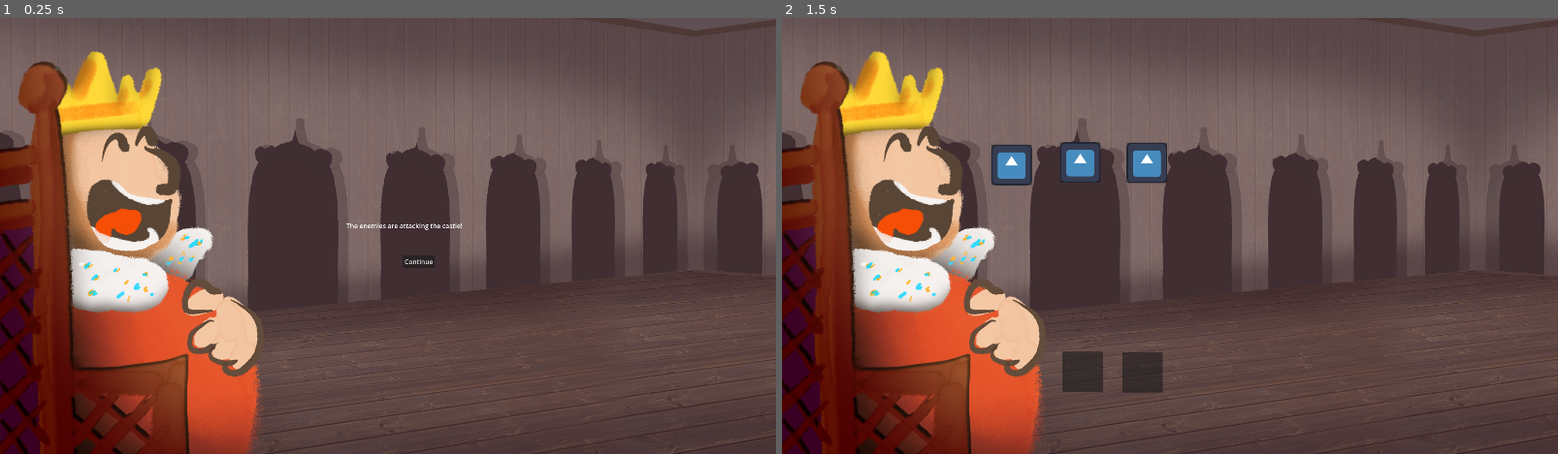
Above: before the commit, frames 1-2 (left to right).
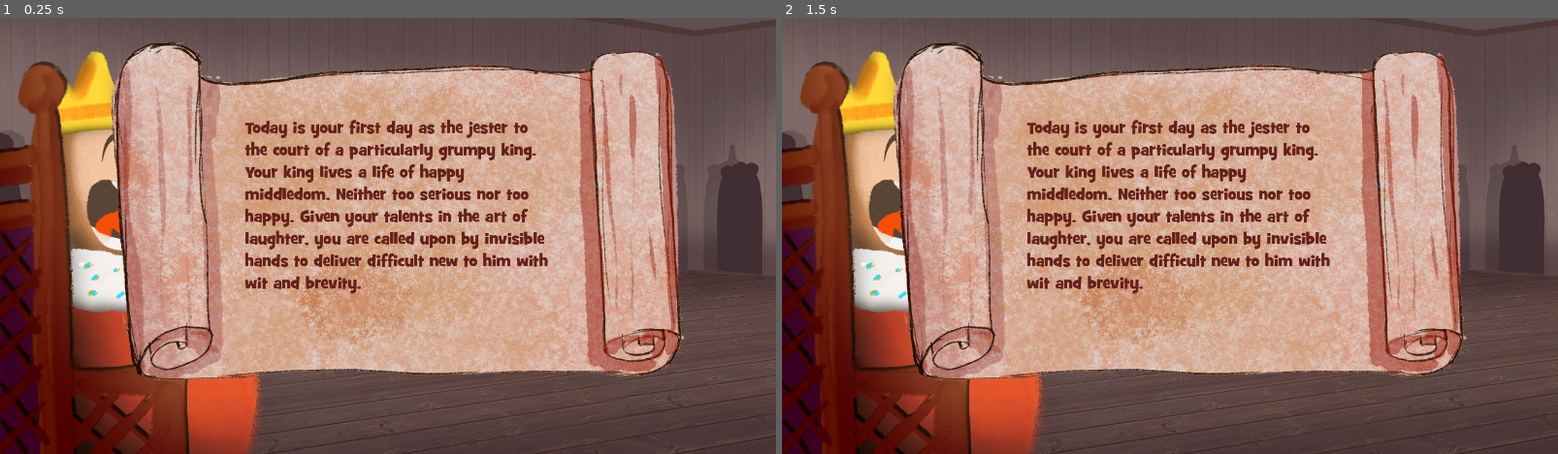
Above: after the commit, the same moments.

Repository: P-Wallis/GGJ-2024
Game: Godot game, scene res://Scenes/level.tscn
Two runs of this game, one before a commit and one after it. Both use one fixed random seed, a clock stepped at 60 frames per second and the inputs below. The engine's default icon, where the game draws it, is replaced by a stand-in: a white triangle on a blue panel in a dark square.
Inputs (mouse positions are in pixels of both pictures, inside the frame that each line leads up to):
- Up to frame 1 (0.25 s): no input
- Up to frame 2 (1.5 s): click "Continue" at 0.5 s; click (1201, 262) at 1.25 s, where only the run after the commit has a clickable "Continue"

The runs differ from the first frame. In frame 1, 50% of the frame differs, in the area x 14-89%, y 5-84%; in frame 2, 51%, in the area x 14-89%, y 5-86%.

Commit message:
Added back Ala's scroll

Diff:
--- /dev/null
+++ b/Scenes/UIScenes/message_scroll.tscn
@@ -0,0 +1,41 @@
+[gd_scene load_steps=4 format=3 uid="uid://cm2g3mrq1t7ag"]
+
+[ext_resource type="Texture2D" uid="uid://lkg3bdsahs4n" path="res://Assets/Sprites/Cards UI/Hue_Saturation 2.png" id="1_6fin5"]
+[ext_resource type="FontFile" uid="uid://dd7gumdjab30j" path="res://Assets/Fonts/GRILLEDCHEESE_BTN.TTF" id="2_enkoi"]
+
+[sub_resource type="LabelSettings" id="LabelSettings_fpd4x"]
+font = ExtResource("2_enkoi")
+font_size = 40
+font_color = Color(0.4, 0.12549, 0.101961, 1)
+
+[node name="Control" type="Control"]
+layout_mode = 3
+anchors_preset = 0
+offset_right = 40.0
+offset_bottom = 40.0
+
+[node name="TextureRect" type="TextureRect" parent="."]
+layout_mode = 0
+offset_left = 272.0
+offset_top = 37.0
+offset_right = 1695.0
+offset_bottom = 898.0
+texture = ExtResource("1_6fin5")
+
+[node name="Speech" type="Label" parent="TextureRect"]
+layout_mode = 1
+anchors_preset = 8
+anchor_left = 0.5
+anchor_top = 0.5
+anchor_right = 0.5
+anchor_bottom = 0.5
+offset_left = -377.5
+offset_top = -218.5
+offset_right = 393.5
+offset_bottom = 218.5
+grow_horizontal = 2
+grow_vertical = 2
+text = "Today is your first day as the jester to the court of a particularly grumpy king. Your king lives a life of happy middledom. Neither too serious nor too happy. Given your talents in the art of laughter, you are called upon by invisible hands to deliver difficult new to him with wit and brevity."
+label_settings = SubResource("LabelSettings_fpd4x")
+vertical_alignment = 1
+autowrap_mode = 3
--- a/Scenes/UIScenes/message_ui.tscn
+++ b/Scenes/UIScenes/message_ui.tscn
@@ -1,6 +1,7 @@
-[gd_scene load_steps=2 format=3 uid="uid://bh5sc1yho1kt5"]
+[gd_scene load_steps=3 format=3 uid="uid://dkdbhb5k75xx2"]
 
 [ext_resource type="Script" path="res://Scripts/UI/message_ui.gd" id="1_lh1aw"]
+[ext_resource type="PackedScene" uid="uid://cm2g3mrq1t7ag" path="res://Scenes/UIScenes/message_scroll.tscn" id="2_rcwt2"]
 
 [node name="message_ui" type="CanvasLayer"]
 script = ExtResource("1_lh1aw")
@@ -20,3 +21,5 @@
 offset_right = 1076.0
 offset_bottom = 619.0
 text = "Continue"
+
+[node name="Control" parent="." instance=ExtResource("2_rcwt2")]
